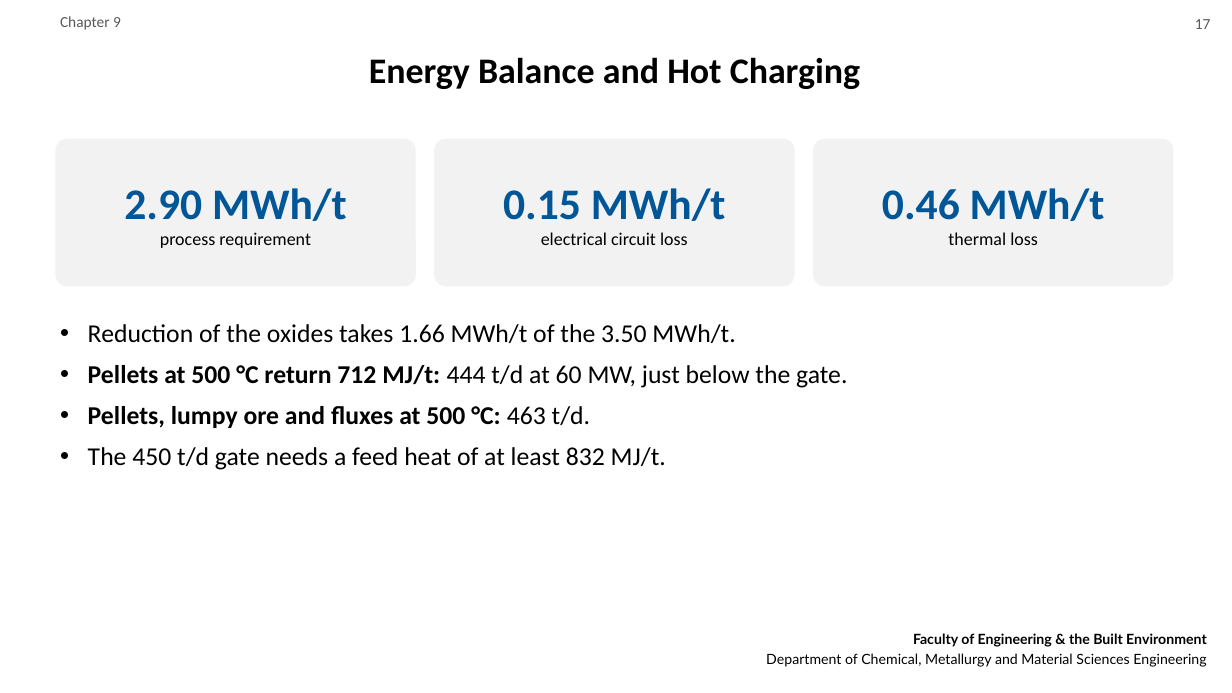
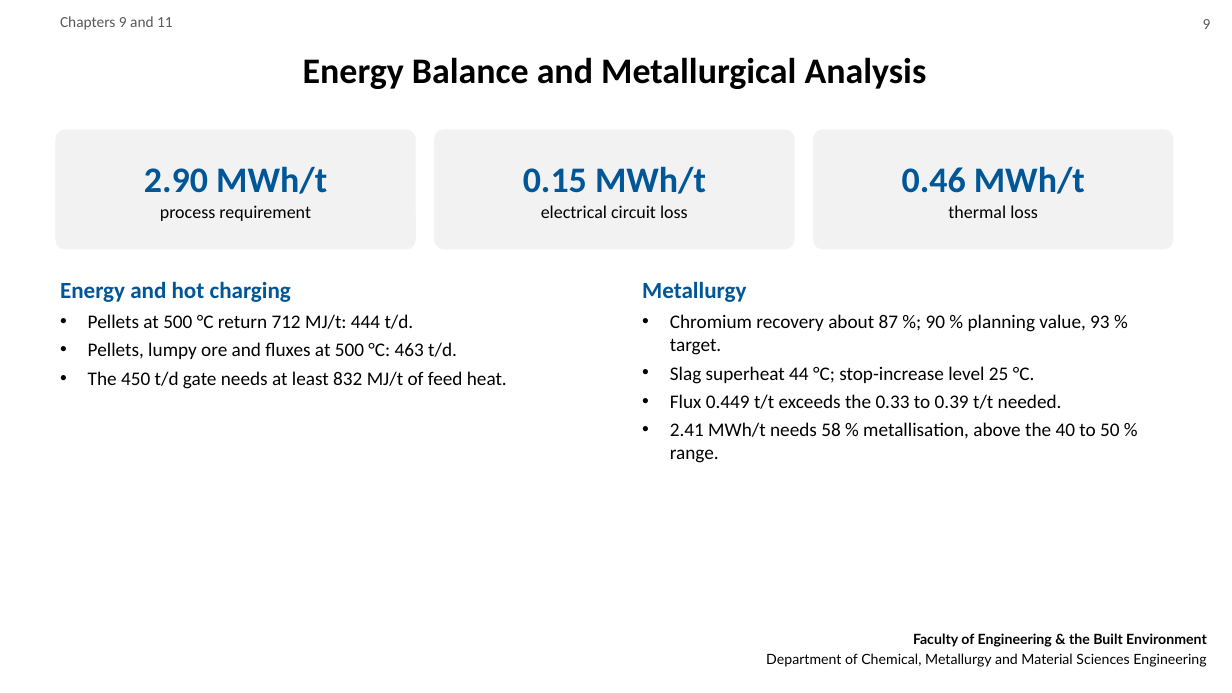
Before and after one commit to motsemmetebogo6-blip/START-UP, a slide deck: slide 9 of deliverables/MPG118S_Final_Presentation.pptx (slide 17 before the commit). Drawn at 1232x693 pixels with LibreOffice and Linux fonts; fonts in the diff are those of the drawing; background and template pictures are left out. Boxes give left, top, right and bottom in pixels: in the first picture for what was removed or moved away, otherwise in the second. Text is boxed around its words. In the diff, an @@ line names an element or a change of style, - is before the commit and + after.

```diff
--- a/deliverables/MPG118S_Final_Presentation.pptx
+++ b/deliverables/MPG118S_Final_Presentation.pptx
@@ text at [60, 16, 173, 30]: text changed @@
-Chapter 9
+Chapters 9 and 11
@@ text at [1203, 19, 1211, 29]: text changed @@
-17
+9
@@ title at [303, 57, 927, 89]: text changed @@
-Energy Balance and Hot Charging
+Energy Balance and Metallurgical Analysis
@@ rounded rectangle "2.90 MWh/t": place and size @@
-rounded rectangle "2.90 MWh/t" at [55, 139, 416, 287]
+rounded rectangle "2.90 MWh/t" at [55, 129, 416, 250]
@@ rounded rectangle "0.15 MWh/t": place and size @@
-rounded rectangle "0.15 MWh/t" at [434, 139, 795, 287]
+rounded rectangle "0.15 MWh/t" at [434, 129, 795, 250]
@@ rounded rectangle "0.46 MWh/t": place and size @@
-rounded rectangle "0.46 MWh/t" at [813, 139, 1174, 287]
+rounded rectangle "0.46 MWh/t" at [813, 129, 1174, 250]
@@ text in rounded rectangle at [144, 166, 327, 194]: size 34 to 28 pt in "2.90 MWh/t" @@
@@ text in rounded rectangle at [523, 166, 706, 194]: size 34 to 28 pt in "0.15 MWh/t" @@
@@ text in rounded rectangle at [902, 166, 1085, 194]: size 34 to 28 pt in "0.46 MWh/t" @@
@@ text "Energy and hot charging": place and size @@
-text "Energy and hot charging" at [88, 324, 847, 470]
+text "Energy and hot charging" at [60, 281, 507, 389]
@@ text at [60, 281, 414, 329]: text changed; size 20 to 15 pt @@
-• Reduction of the oxides takes 1.66 MWh/t of the 3.50 MWh/t.
-• Pellets at 500 °C return 712 MJ/t: 444 t/d at 60 MW, just below the gate.
+Energy and hot charging
+• Pellets at 500 °C return 712 MJ/t: 444 t/d.
@@ text added at [642, 281, 1119, 463], 15 pt, text #000000 @@
+Metallurgy
+• Chromium recovery about 87 %; 90 % planning value, 93 % target.
+• Slag superheat 44 °C; stop-increase level 25 °C.
+• Flux 0.449 t/t exceeds the 0.33 to 0.39 t/t needed.
+• 2.41 MWh/t needs 58 % metallisation, above the 40 to 50 % range.
@@ text at [88, 342, 457, 359]: size 20 to 15 pt, bold off in "Pellets, lumpy ore and fluxes at 500 ..."; less space between paragraphs @@
@@ text at [88, 371, 507, 389]: text changed; size 20 to 15 pt @@
-• The 450 t/d gate needs a feed heat of at least 832 MJ/t.
+• The 450 t/d gate needs at least 832 MJ/t of feed heat.
```
Also in this commit, not shown: 16 other slides changed, 4 slides added, 30 slides removed, 3 other files.
